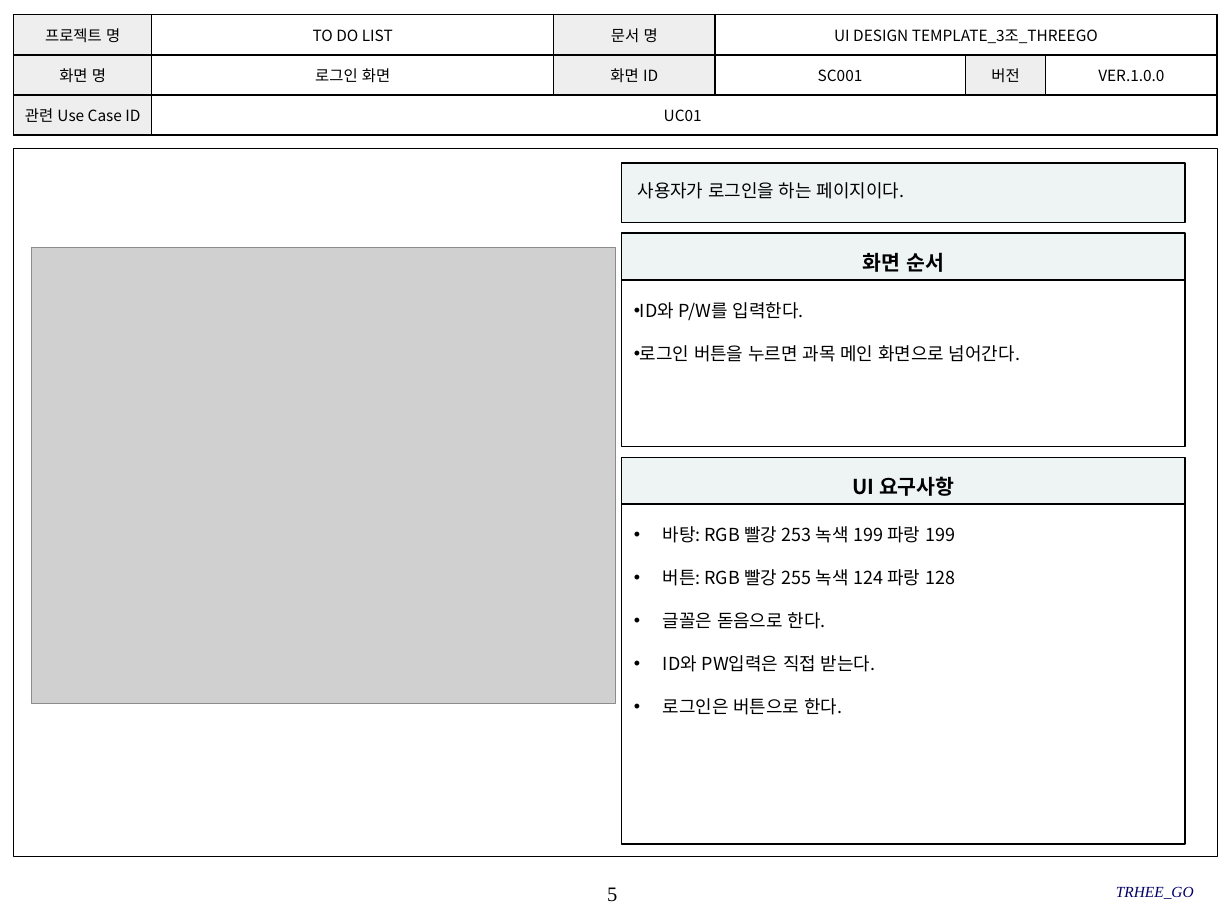
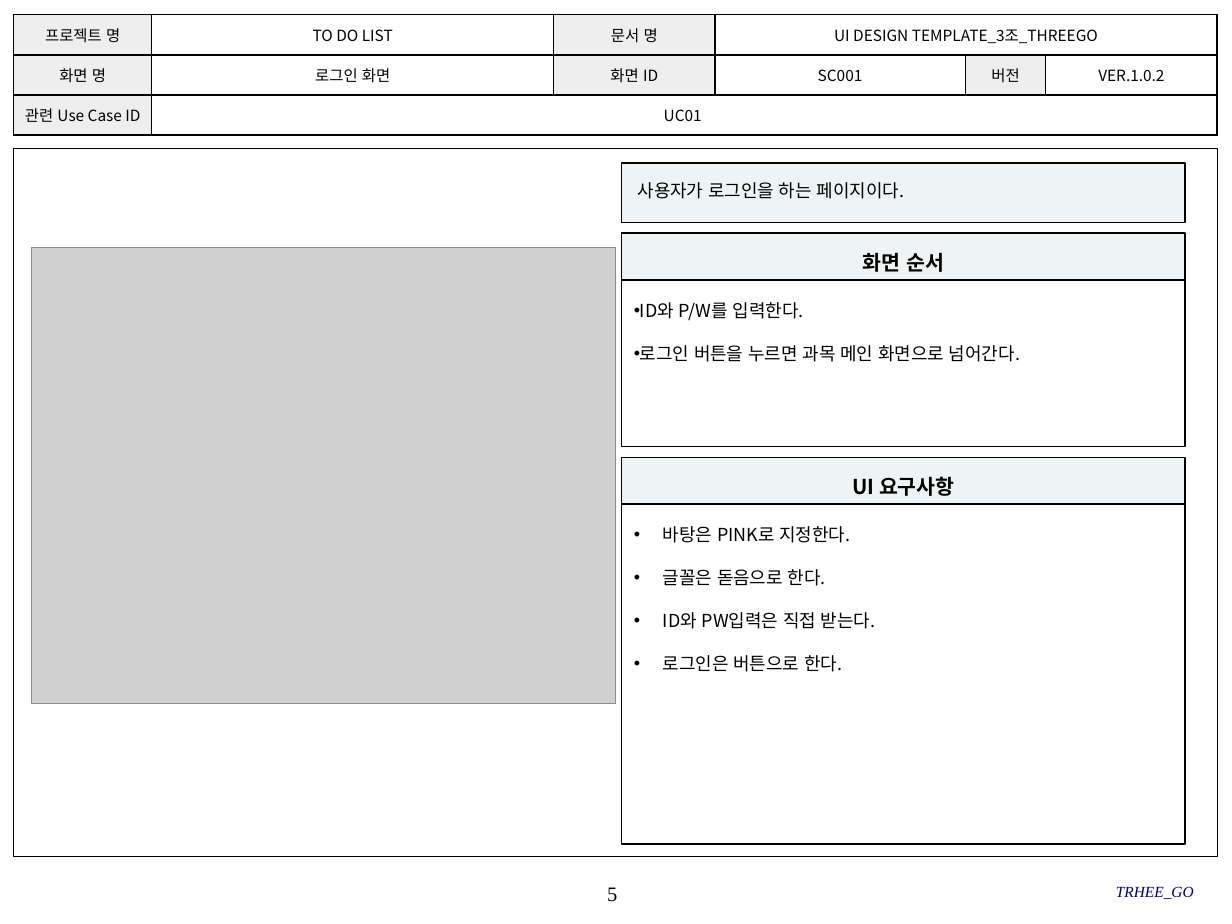
Before and after one commit to SMU-SE-Admin/18-1_3_THREEGO_Doc, a slide deck: slide 5 of 03 설계/UI Design Template_3조_THREEGO.pptx. Drawn at 1232x924 pixels with LibreOffice and Linux fonts; fonts in the diff are those of the drawing; grey boxes stand for pictures; background and template pictures are left out. Boxes give left, top, right and bottom in pixels: in the first picture for what was removed or moved away, otherwise in the second. Text is boxed around its words. In the diff, an @@ line names an element or a change of style, - is before the commit and + after.

```diff
--- a/03 설계/UI Design Template_3조_THREEGO.pptx
+++ b/03 설계/UI Design Template_3조_THREEGO.pptx
@@ table at (x1=14, y1=15, x2=1216, y2=136) @@
-row 2, column 6: VER.1.0.0
+row 2, column 6: VER.1.0.2
@@ text in rectangle at (x1=663, y1=526, x2=851, y2=543): text changed @@
-• 바탕: RGB 빨강 253 녹색 199 파랑 199
-• 버튼: RGB 빨강 255 녹색 124 파랑 128
+• 바탕은 PINK로 지정한다.
```
Also in this commit, not shown: 22 other slides changed.
